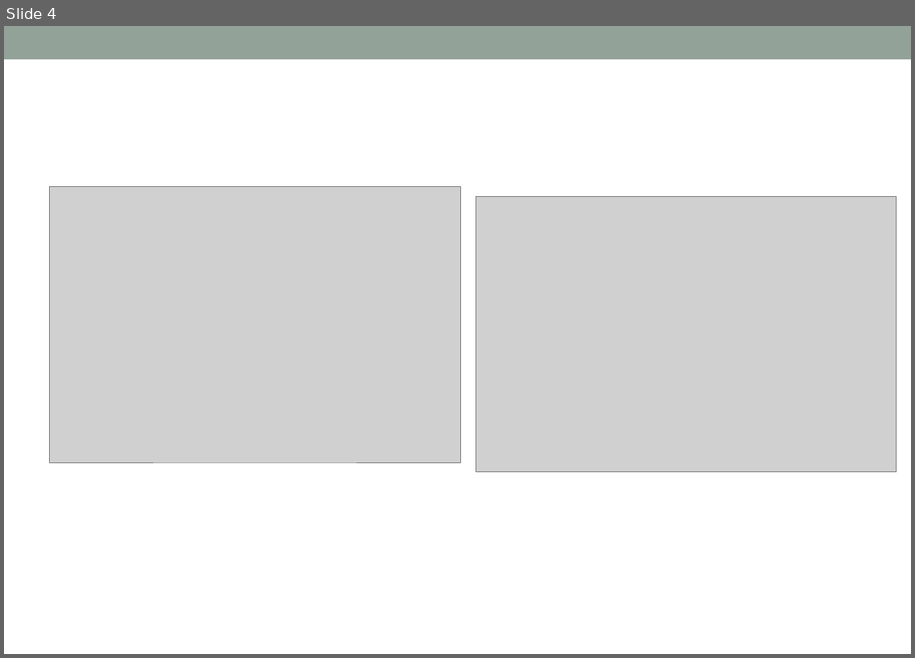
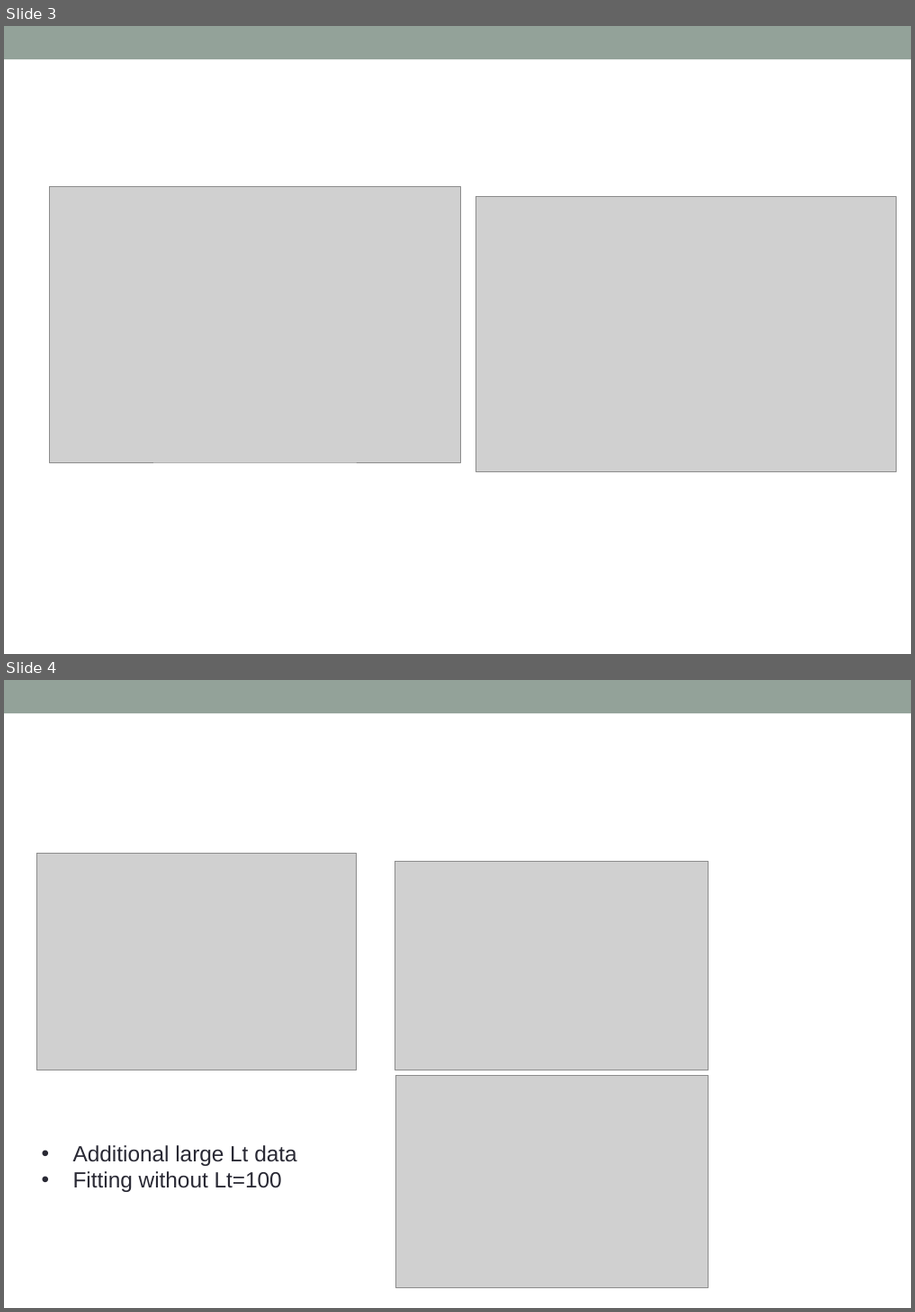
Before and after one commit to alphacentaury-github/NPSS2020, a slide deck: 20231202_zoom.pptx. Shown one above the other, each under a label of ours: slide 4 before the commit, slides 3 and 4 after it. The pictures are 915x658 and 915x1312 pixels, drawn with LibreOffice and Linux fonts; fonts in the diff are those of the drawing; grey boxes stand for pictures. Boxes give left, top, right and bottom in pixels: in the first picture for what was removed or moved away, otherwise in the second. Text is boxed around its words. In the diff, an @@ line names an element or a change of style, - is before the commit and + after.

```diff
--- a/20231202_zoom.pptx
+++ b/20231202_zoom.pptx
@@ slide 4 added at box(4, 680, 911, 1308), background #FFFFFF; not listed: 1 template element that a slide beside it also shows @@
@@ picture added at box(36, 854, 357, 1071) @@
@@ picture added at box(396, 861, 709, 1071) @@
@@ picture added at box(397, 1075, 710, 1288) @@
@@ text added at box(73, 1145, 296, 1192), 18.9 pt, text #292934 @@
+• Additional large Lt data
+• Fitting without Lt=100
@@ what was slide 4 is now slide 3 @@
```
Also in this commit, not shown: 2 slides removed.
